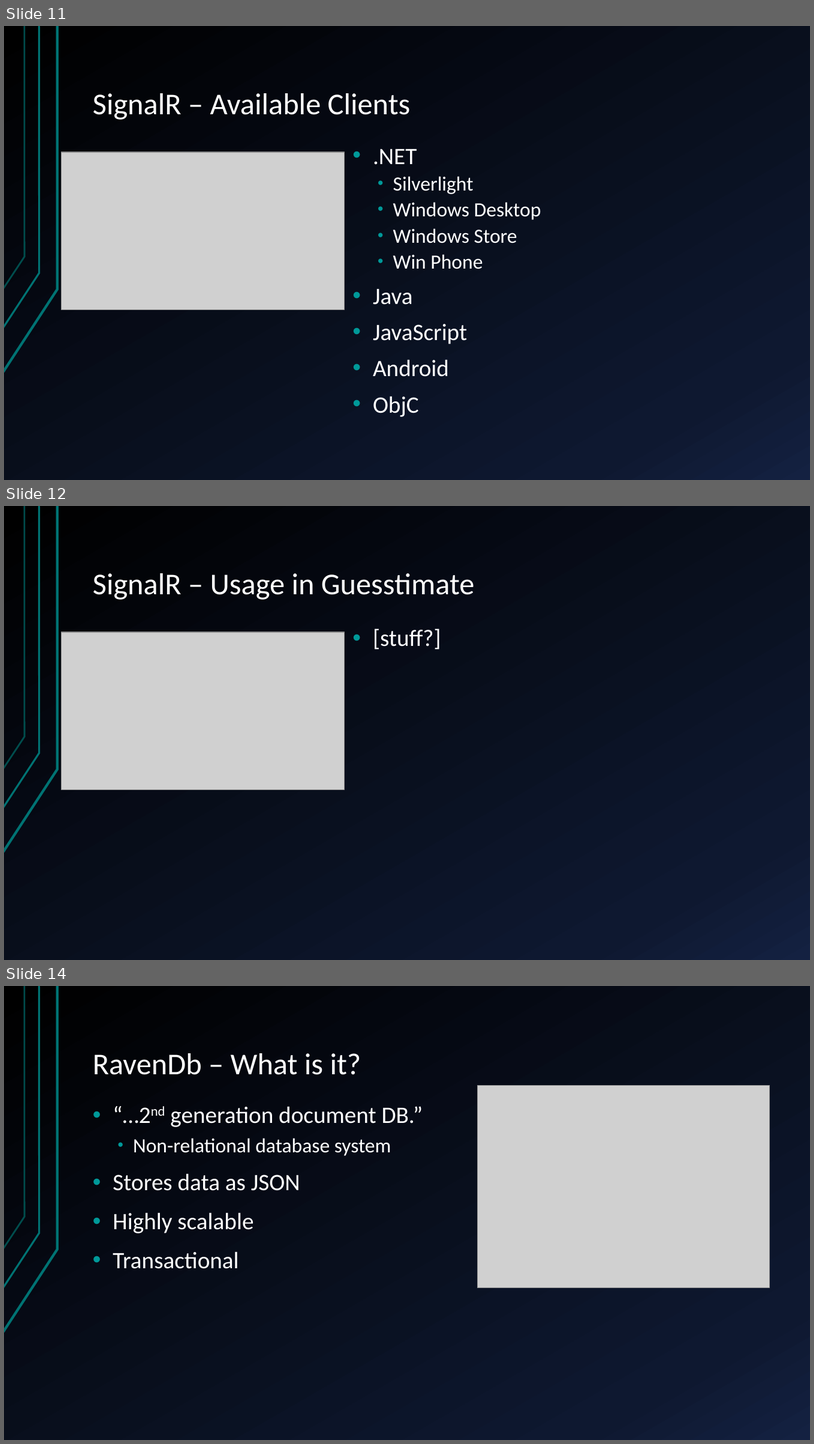
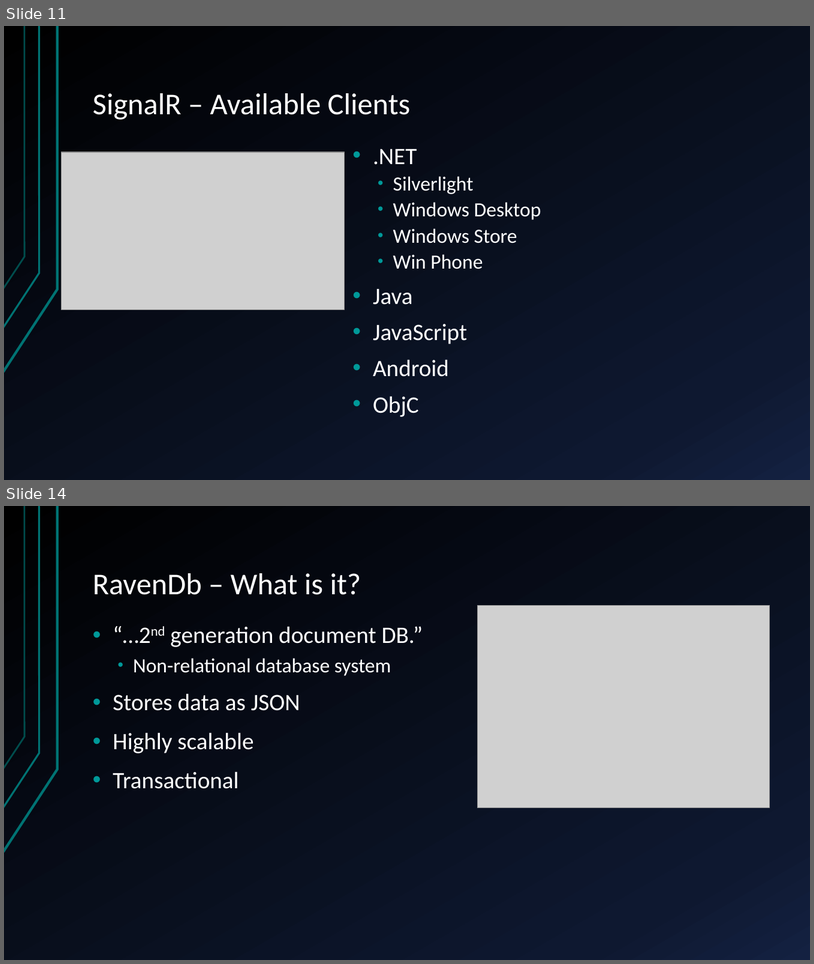
Before and after one commit to StachuDotNet/Guesstimate_talk, a slide deck: Assets/talk.pptx. Shown one above the other, each under a label of ours: slides 11, 12 and 14 before the commit, slides 11 and 14 after it; the slides between them are not shown. The pictures are 814x1444 and 814x964 pixels, drawn with LibreOffice and Linux fonts; fonts in the diff are those of the drawing; grey boxes stand for pictures. Boxes give left, top, right and bottom in pixels: in the first picture for what was removed or moved away, otherwise in the second. Text is boxed around its words. In the diff, an @@ line names an element or a change of style, - is before the commit and + after.

```diff
--- a/Assets/talk.pptx
+++ b/Assets/talk.pptx
@@ slide 12 removed at box(4, 506, 810, 960), background gradient #000000 to #0F1931 to #142242; not listed: 3 template elements that a slide beside it also shows @@
@@ title removed at box(93, 573, 475, 600) @@
-SignalR – Usage in Guesstimate
@@ text removed at box(373, 628, 441, 649) @@
-• [stuff?]
@@ picture removed at box(62, 632, 345, 789) @@
```
Also in this commit, not shown: 8 slides changed, 2 slides added, 2 other slides removed, 5 other files.
